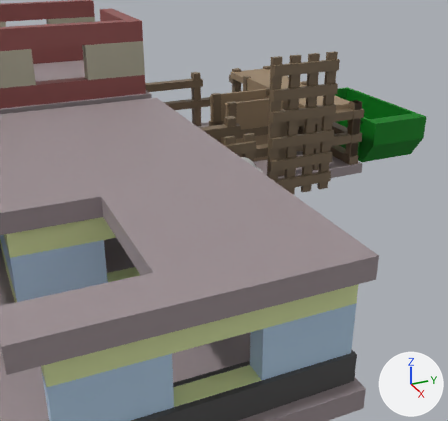
The Blender file Blender/Levels/walls.blend, before and after one commit.
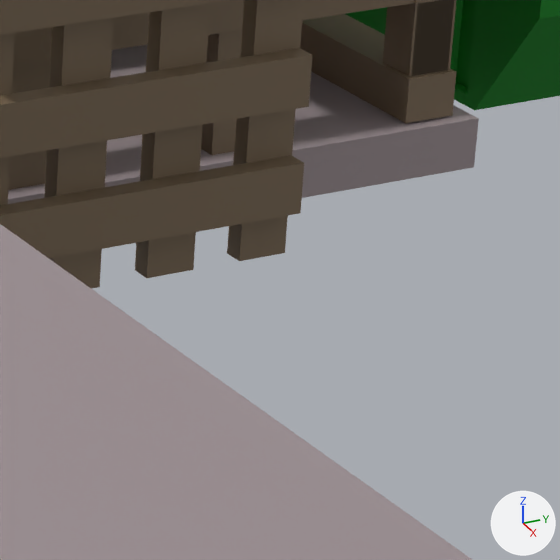
Each version is shown from a camera (50 mm lens) standing at (19.9, -12.06, 6.91) and looking at (6.11, -5.85, 0.02), then close up on the part from 62% to 84% of the width and 34% to 58% of the height. Arrows for +X, +Y and +Z are at lower right; the lights stay in place.

The scene before the commit, as lines of its bpy script (objects in view):
```python
me_cube_008 = bpy.data.meshes.new('Cube.008')
me_cube_008.from_pydata(...)  # 140 vertices, 114 faces; spans x -0.24..4.29, y 0.3..2.36, z -0.33..1.16
me_cube_008.materials.append(mat_container)  # green #00851b
me_cube_051 = bpy.data.meshes.new('Cube.051')
me_cube_051.from_pydata(...)  # 468 vertices, 352 faces; spans x -1.69..4.63, y -6.65..-0.33, z -0.29..2.02
# faces by material slot: [318, 6, 28]
me_cube_051.materials.append(mat_wood)  # brown #7a6852
me_cube_051.materials.append(mat_foundation)  # grey #9c9093
me_cube_051.materials.append(mat_woodenwall)  # brown #9c8569
me_cube_060 = bpy.data.meshes.new('Cube.060')
me_cube_060.from_pydata(...)  # 430 vertices, 420 faces; spans x 3.57..13.67, y -13.02..-6.77, z -0.2..2.59
# faces by material slot: [138, 90, 70, 122]
me_cube_060.materials.append(mat_foundation)  # grey #9c9093
me_cube_060.materials.append(mat_brickparapet)  # dark grey #4d4d4d
me_cube_060.materials.append(mat_wallaccent2)  # blue #b5d0e7
me_cube_060.materials.append(mat_brickmaterial2)  # green #dce7a7
ob_brickbuilding_001 = bpy.data.objects.new('BrickBuilding.001', me_cube_060)
ob_brickbuilding_001.location = (0.0, 0.0, 0.0)
ob_container = bpy.data.objects.new('Container', me_cube_008)
ob_container.location = (0.0, 0.0, 0.0)
ob_woodenskeletonbuilding = bpy.data.objects.new('WoodenSkeletonBuilding', me_cube_051)
ob_woodenskeletonbuilding.location = (0.0, 0.0, 0.0)
# also in view: 'WoodenWall_Tall' at (5.48, -3.17, 1.8)
```
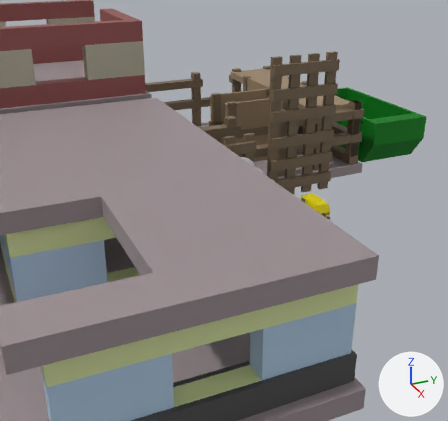
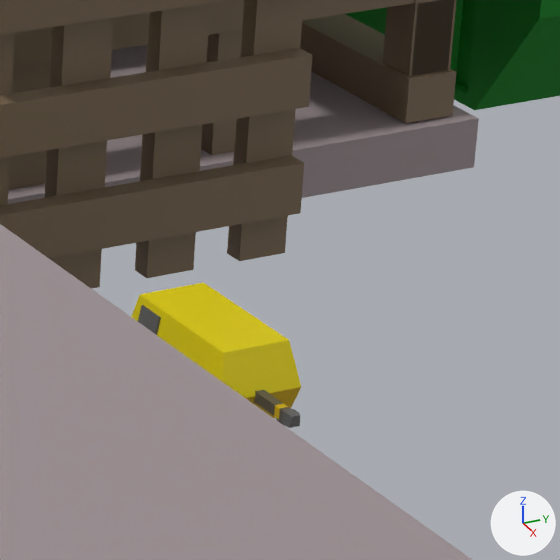
Location of each change, [x1, y1, x2, y2] in pixels of the close-ups (560 x 560 px):
```json
{"object": "Cylinder", "change": "added", "after": [132, 283, 301, 428], "on screen": "yellow", "faces in mat_generator_top (yellow #e5d301)": [132, 283, 301, 398], "faces in mat_material (dark grey #636363)": [138, 305, 300, 428], "faces in mat_generator_bottom (yellow #cfaa00)": [246, 387, 301, 419], "faces in mat_material_002 (dark grey #544f4b)": [254, 390, 291, 421]}
```

The change, as JSON lines over the scene's bpy script:
```json
{"op": "add", "block": "mat_generator_bottom", "code": ["mat_generator_bottom = principled_material('Generator_Bottom')", "mat_generator_bottom.base_color = (0.625, 0.403, 0.0)  # yellow #cfaa00"]}
{"op": "add", "block": "mat_generator_top", "code": ["mat_generator_top = principled_material('Generator_Top')", "mat_generator_top.base_color = (0.783, 0.65, 0.00027)  # yellow #e5d301"]}
{"op": "add", "block": "mat_material", "code": ["mat_material = principled_material('Material')", "mat_material.base_color = (0.124, 0.124, 0.124)  # dark grey #636363"]}
{"op": "add", "block": "mat_material_002", "code": ["mat_material_002 = principled_material('Material.002')", "mat_material_002.base_color = (0.0887, 0.0787, 0.0713)  # dark grey #544f4b", "mat_material_002.roughness = 0.295"]}
{"op": "add", "block": "mat_tires", "code": ["mat_tires = principled_material('Tires')", "mat_tires.base_color = (0.0246, 0.0246, 0.0246)  # black #2b2b2b", "mat_tires.roughness = 1.0"]}
{"op": "add", "block": "me_cylinder_009", "code": ["me_cylinder_009 = bpy.data.meshes.new('Cylinder.009')", "me_cylinder_009.from_pydata(...)  # 1150 vertices, 1054 faces; spans x -1.7..6.3, y -1.0..2.5, z -29.9..2.6", "# faces by material slot: [21, 8, 998, 19, 8]", "me_cylinder_009.materials.append(mat_generator_bottom)  # yellow #cfaa00", "me_cylinder_009.materials.append(mat_generator_top)  # yellow #e5d301", "me_cylinder_009.materials.append(mat_tires)  # black #2b2b2b", "me_cylinder_009.materials.append(mat_material)  # dark grey #636363", "me_cylinder_009.materials.append(mat_material_002)  # dark grey #544f4b"]}
{"op": "add", "block": "ob_cylinder", "code": ["ob_cylinder = bpy.data.objects.new('Cylinder', me_cylinder_009)", "ob_cylinder.location = (6.804, -3.861, -0.098)", "ob_cylinder.rotation_euler = (1.571, 0.0, 0.0)  # degrees (90, 0, 0)", "ob_cylinder.scale = (0.148, 0.148, 0.0206)"]}
```
